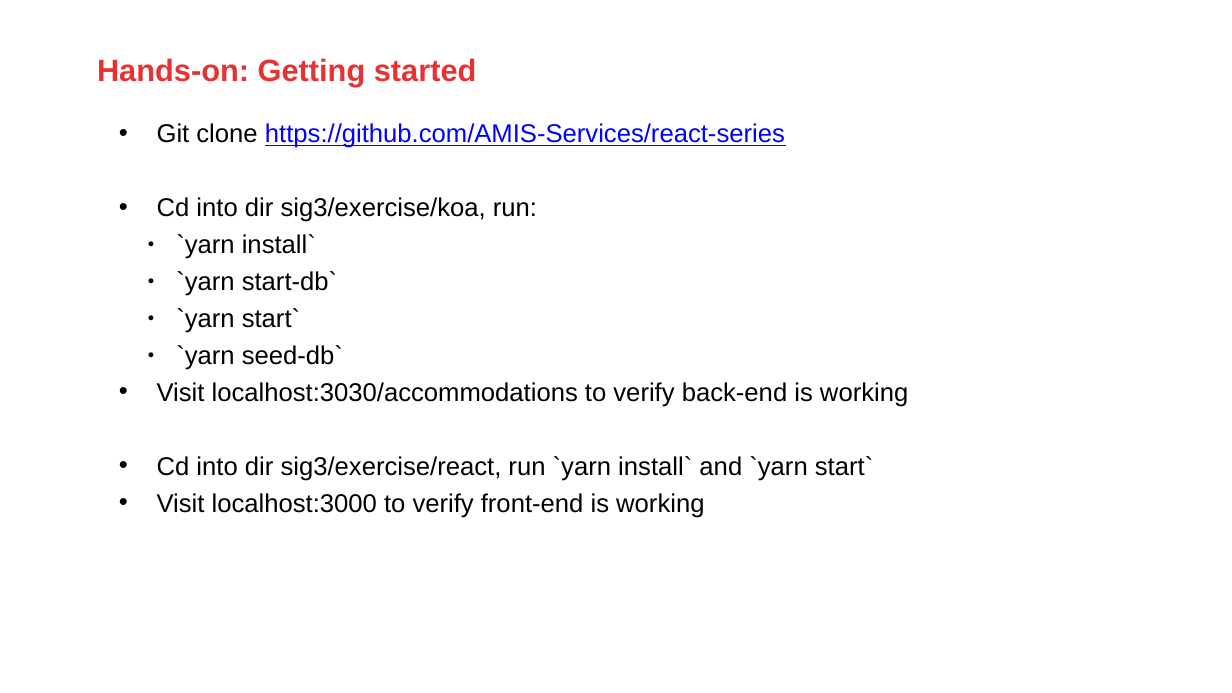
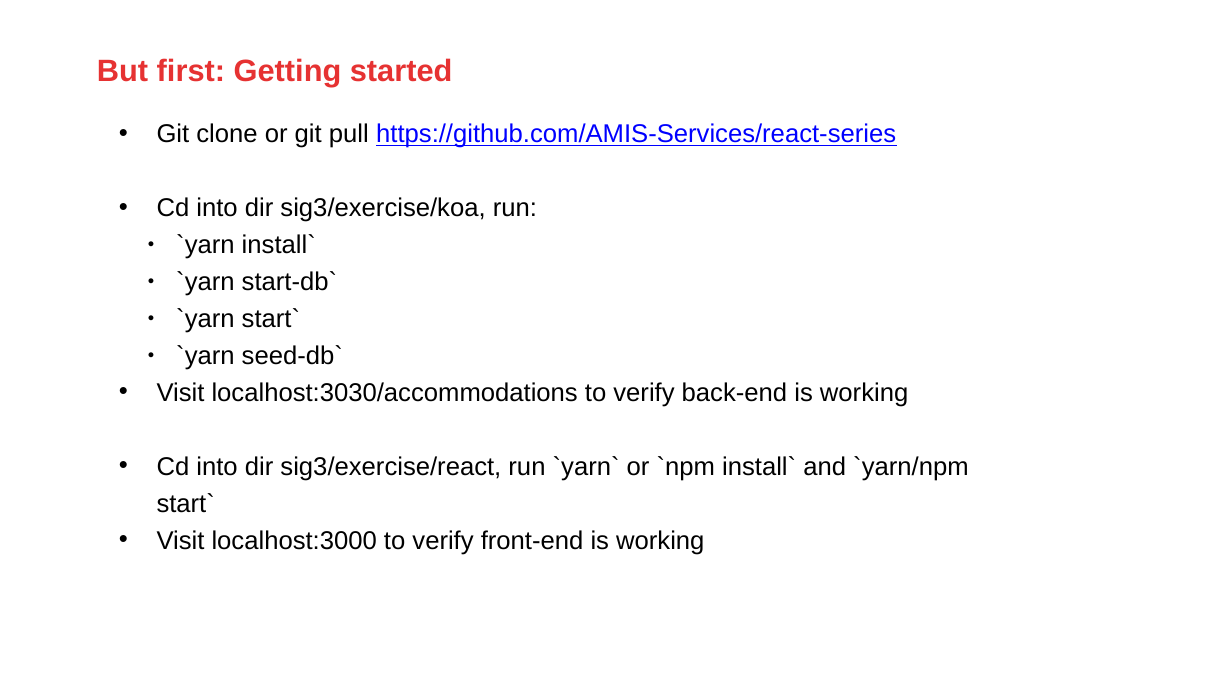
Before and after one commit to AMIS-Services/react-series, a slide deck: slide 5 of sig3/slides/SIG 3 slides.pptx (slide 7 before the commit). Drawn at 1232x693 pixels with LibreOffice and Linux fonts; fonts in the diff are those of the drawing; background and template pictures are left out. Boxes give left, top, right and bottom in pixels: in the first picture for what was removed or moved away, otherwise in the second. Text is boxed around its words. In the diff, an @@ line names an element or a change of style, - is before the commit and + after.

```diff
--- a/sig3/slides/SIG 3 slides.pptx
+++ b/sig3/slides/SIG 3 slides.pptx
@@ text at (97,58,453,87): text changed @@
-Hands-on: Getting started
+But first: Getting started
@@ text at (157,123,896,148): text changed @@
-• Git clone https://github.com/AMIS-Services/react-series
+• Git clone or git pull https://github.com/AMIS-Services/react-series
@@ text at (157,456,968,513): text changed @@
-• Cd into dir sig3/exercise/react, run `yarn install` and `yarn start`
+• Cd into dir sig3/exercise/react, run `yarn` or `npm install` and `yarn/npm start`
```
Also in this commit, not shown: 5 other slides changed, 6 slides added, 2 other files.
